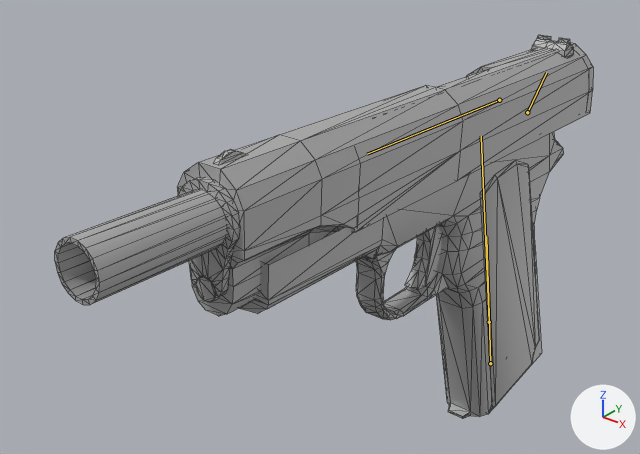
What one commit did to the Blender file Breakout From Ackers/Assets/Animations/M1911/M1911 Shoot.blend.
One viewpoint serves both versions: a 50 mm lens placed at (0.157, -0.323, 0.223), pointed at (-0.029, -0.089, 0.078). Arrows for +X, +Y and +Z are at lower right; the lights stay in place. Both versions are drawn at frame 9 of the action 'SliderAction'; the numbers are the values there. The bones that bend it are drawn over the model as lines. Mesh edges are drawn as thin lines.

Objects in the first picture: 'Body', 'Slider.001', 'Trigger'.
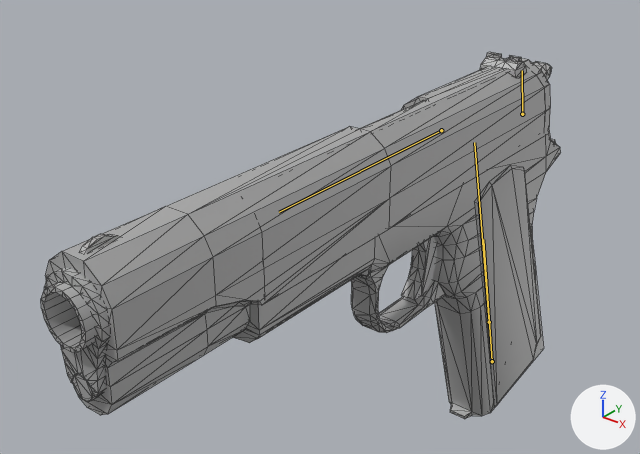
Boxes (x1, y1, x2, y2) around the edits, measured in the pictures (640 x 454 px):
```json
{"object": "Slider.001", "change": "posed", "before": [177, 35, 593, 316], "after": [44, 52, 550, 415], "on screen": "22% wider, 29% taller"}
{"object": "Body", "change": "posed", "before": [55, 132, 564, 419], "after": [41, 132, 560, 419]}
{"object": "Trigger", "change": "posed", "before": [405, 226, 441, 290], "after": [401, 237, 437, 300]}
{"bone": "Bone", "before": "(527, 112) to (546, 72)", "after": "(522, 114) to (522, 70)"}
{"bone": "Bone", "before": "(489, 322) to (481, 136)", "after": "(489, 322) to (474, 142)"}
{"bone": "Bone", "before": "(499, 100) to (367, 154)", "after": "(441, 130) to (279, 212)"}
```

The change, as JSON lines over the scene's bpy script:
```json
{"block": "bone_bone", "where": "bone_bone = bpy.data.objects['Hammer'].pose.bones['Bone']"}
{"op": "set", "path": "bone_bone.rotation_quaternion", "old": "(0.875, -0.472, 0.0, 0.0)", "new": "(1.0, 0.0, 0.0, 0.0)", "note": "degrees (-57, 0, 0) -> degrees (0, 0, 0)"}
{"block": "bone_bone_", "where": "bone_bone_ = bpy.data.objects['M1911'].pose.bones['Bone']"}
{"op": "set", "path": "bone_bone_.rotation_quaternion", "old": "(1.0, -0.024, 0.0, 0.0)", "new": "(1.0, 0.0, 0.0, 0.0)", "note": "degrees (-3, 0, 0) -> degrees (0, 0, 0)"}
{"block": "bone_bone__", "where": "bone_bone__ = bpy.data.objects['Slider'].pose.bones['Bone']"}
{"op": "set", "path": "bone_bone__.location", "old": "(0.0, -0.427, 0.0)", "new": "(0.0, 0.0, 0.0)"}
```
